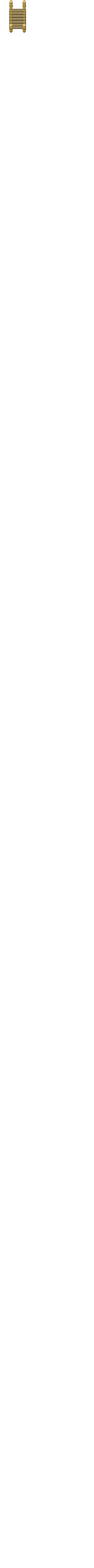
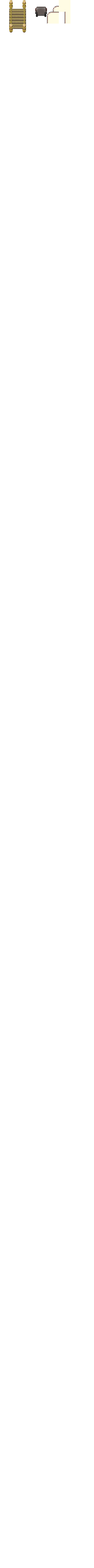
Before/after of a 94px x 1568px layered artwork. What changed in the layer stack:
added layer "Eingefügte Ebene #1" above "Eingefügte Ebene" over [47, 0, 71, 24]
painted on "Eingefügte Ebene" over [35, 6, 48, 17]
